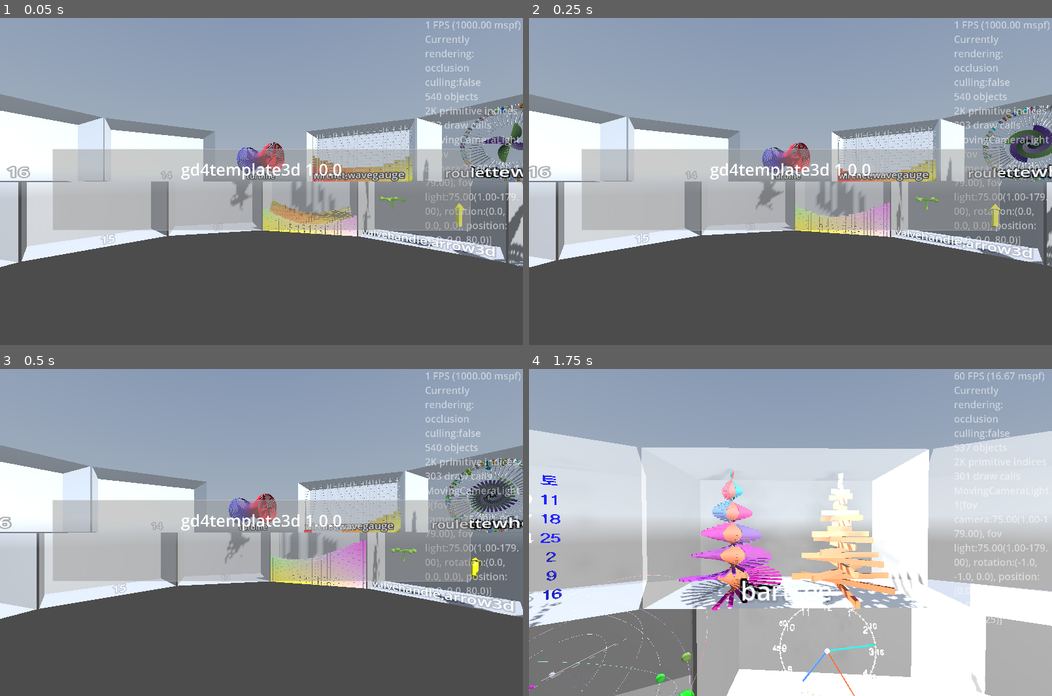
Above: before the commit, frames 1-4 (two rows, left to right).
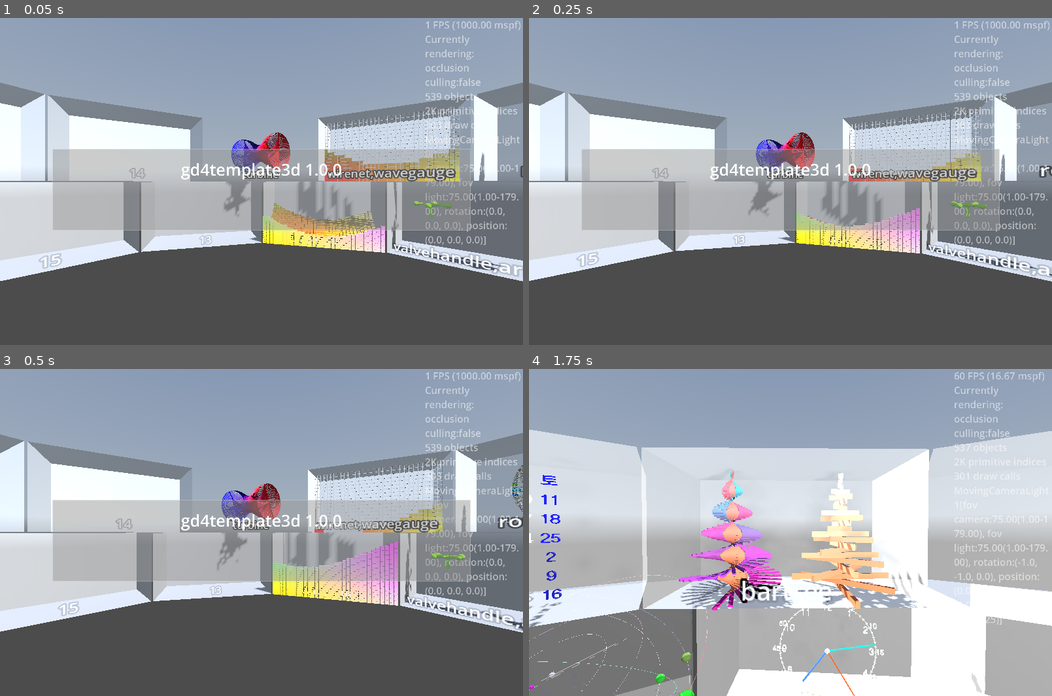
Above: after the commit, the same moments.

Repository: kasworld/gd4template3d
Game: Godot game, scene res://main.tscn
Two runs of this game, one before a commit and one after it. Both use one fixed random seed, a clock stepped at 60 frames per second and the inputs below. A sky picture missing from this copy of the repository is replaced by a grey-blue gradient.
Inputs (mouse positions are in pixels of both pictures, inside the frame that each line leads up to):
- Up to frame 1 (0.05 s): no input
- Up to frame 2 (0.25 s): no input
- Up to frame 3 (0.5 s): no input
- Up to frame 4 (1.75 s): tap Enter at 0.5 s; move the mouse to (905, 516) at 0.52 s; hold Right 0.53-1.28 s; tap Q at 0.6 s; click (905, 516) at 0.67 s; move the mouse to (685, 548) at 1.27 s; hold Down from 1.28 s (still down); tap E at 1.35 s

The runs differ from the first frame. In frame 1, 22% of the frame differs, in the area x 0-100%, y 19-81%; in frame 2, 21%; in frame 3, 22%; in frame 4, nothing differs.

Commit message:
change camera pos

Diff:
--- a/main.gd
+++ b/main.gd
@@ -66,7 +66,7 @@
 	timed_message_init()
 	$OmniLight3D.position = Vector3(0,0,WorldSize.length())
 	$OmniLight3D.omni_range = WorldSize.length()*2
-	$FixedCameraLight.set_center_pos_far( Vector3.ZERO, Vector3(0, 0, WorldSize.z), WorldSize.length()*3)
+	$FixedCameraLight.set_center_pos_far( Vector3(0, 0, -WorldSize.z), Vector3.ZERO, WorldSize.length()*3)
 	$AxisArrow3D.set_colors().set_size(WorldSize.length()/20)
 
 	glass_cabinet_demo()
